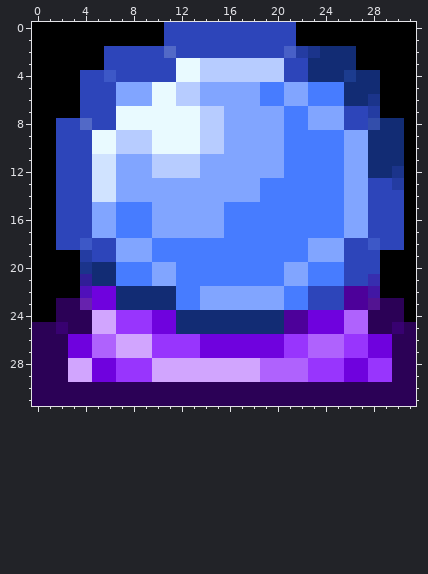
A pixel-art sprite gets an edit: public/assets/crystallball/Bola_de_cristal.png. The picture above is the old version.
The file is 32x32 pixels.
And afterwards:
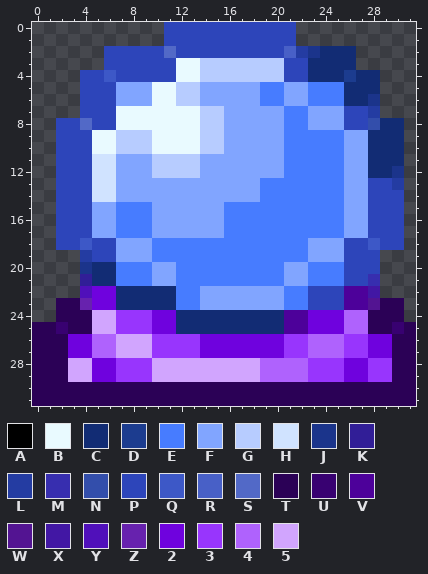
Palette (. is transparent): A #000000  B #e9faff  C #122c74  D #1c3c8f  E #477cff  F #81a5ff  G #b7ccff  H #d0e3ff  J #1b348b  K #311e97  L #243ca2  M #372eaf  N #334eab  P #2d45ba  Q #3d58c7  R #4860c7  S #5269c7  T #2b0156  U #380171  V #4d019a  W #531492  X #4217a4  Y #5010ba  Z #6722ae  2 #6f02de  3 #9835fd  4 #af62fd  5 #d1a5fe
Edits made:
@@ x 0..31 @@
- 0 AAAAAAAAAAAPPPPPPPPPPPAAAAAAAAAA
- 1 AAAAAAAAAAAPPPPPPPPPPPAAAAAAAAAA
- 2 AAAAAAPPPPPSPPPPPPPPPRLJCCCAAAAA
- 3 AAAAAAPPPPPPBBGGGGGGGPPCCCCAAAAA
- 4 AAAAPPQPPPPPBBGGGGGGGPPCCCDCCAAA
- 5 AAAAPPPFFFBBGGFFFFFEEFFEEECCCAAA
- 6 AAAAPPPFFFBBGGFFFFFEEFFEEECCJAAA
- 7 AAAAPPPBBBBBBBGGFFFFFEEFFFPPLAAA
- 8 AAPPSPPBBBBBBBGGFFFFFEEFFFPPNCCA
- 9 AAPPPBBGGGBBBBGGFFFFFEEEEEFFCCCA
-10 AAPPPBBGGGBBBBGGFFFFFEEEEEFFCCCA
-11 AAPPPHHFFFGGGGFFFFFFFEEEEEFFCCCA
-12 AAPPPHHFFFGGGGFFFFFFFEEEEEFFCCJA
-13 AAPPPHHFFFFFFFFFFFFEEEEEEEFFPPLA
-14 AAPPPHHFFFFFFFFFFFFEEEEEEEFFPPPA
-15 AAPPPFFEEEFFFFFFEEEEEEEEEEFFPPPA
-16 AAPPPFFEEEFFFFFFEEEEEEEEEEFFPPPA
-17 AAPPPFFEEEFFFFFFEEEEEEEEEEFFPPPA
-18 AAPPQPPFFFEEEEEEEEEEEEEFFFPPQPPA
-19 AAAALPPFFFEEEEEEEEEEEEEFFFPPPAAA
-20 AAAAJCCEEEFFEEEEEEEEEFFEEEPPPAAA
-21 AAAAKCCEEEFFEEEEEEEEEFFEEEPPMAAA
-22 AAAAY22CCCCCEEFFFFFFFEEPPPVVXAAA
-23 AATTZ22CCCCCEEFFFFFFFEEPPPVVWTTA
-24 AATTT5533322CCCCCCCCCVV22244TTTA
+ 0 ...........PPPPPPPPPPP..........
+ 1 ...........PPPPPPPPPPP..........
+ 2 ......PPPPPSPPPPPPPPPRLJCCC.....
+ 3 ......PPPPPPBBGGGGGGGPPCCCC.....
+ 4 ....PPQPPPPPBBGGGGGGGPPCCCDCC...
+ 5 ....PPPFFFBBGGFFFFFEEFFEEECCC...
+ 6 ....PPPFFFBBGGFFFFFEEFFEEECCJ...
+ 7 ....PPPBBBBBBBGGFFFFFEEFFFPPL...
+ 8 ..PPSPPBBBBBBBGGFFFFFEEFFFPPNCC.
+ 9 ..PPPBBGGGBBBBGGFFFFFEEEEEFFCCC.
+10 ..PPPBBGGGBBBBGGFFFFFEEEEEFFCCC.
+11 ..PPPHHFFFGGGGFFFFFFFEEEEEFFCCC.
+12 ..PPPHHFFFGGGGFFFFFFFEEEEEFFCCJ.
+13 ..PPPHHFFFFFFFFFFFFEEEEEEEFFPPL.
+14 ..PPPHHFFFFFFFFFFFFEEEEEEEFFPPP.
+15 ..PPPFFEEEFFFFFFEEEEEEEEEEFFPPP.
+16 ..PPPFFEEEFFFFFFEEEEEEEEEEFFPPP.
+17 ..PPPFFEEEFFFFFFEEEEEEEEEEFFPPP.
+18 ..PPQPPFFFEEEEEEEEEEEEEFFFPPQPP.
+19 ....LPPFFFEEEEEEEEEEEEEFFFPPP...
+20 ....JCCEEEFFEEEEEEEEEFFEEEPPP...
+21 ....KCCEEEFFEEEEEEEEEFFEEEPPM...
+22 ....Y22CCCCCEEFFFFFFFEEPPPVVX...
+23 ..TTZ22CCCCCEEFFFFFFFEEPPPVVWTT.
+24 ..TTT5533322CCCCCCCCCVV22244TTT.
 25 TTUTT5533322CCCCCCCCCVV22244TTUT
Pixel boxes of the changes (left, top, right, bottom) in both pictures:
erased: (32, 22, 164, 322)
erased: (296, 22, 416, 322)
